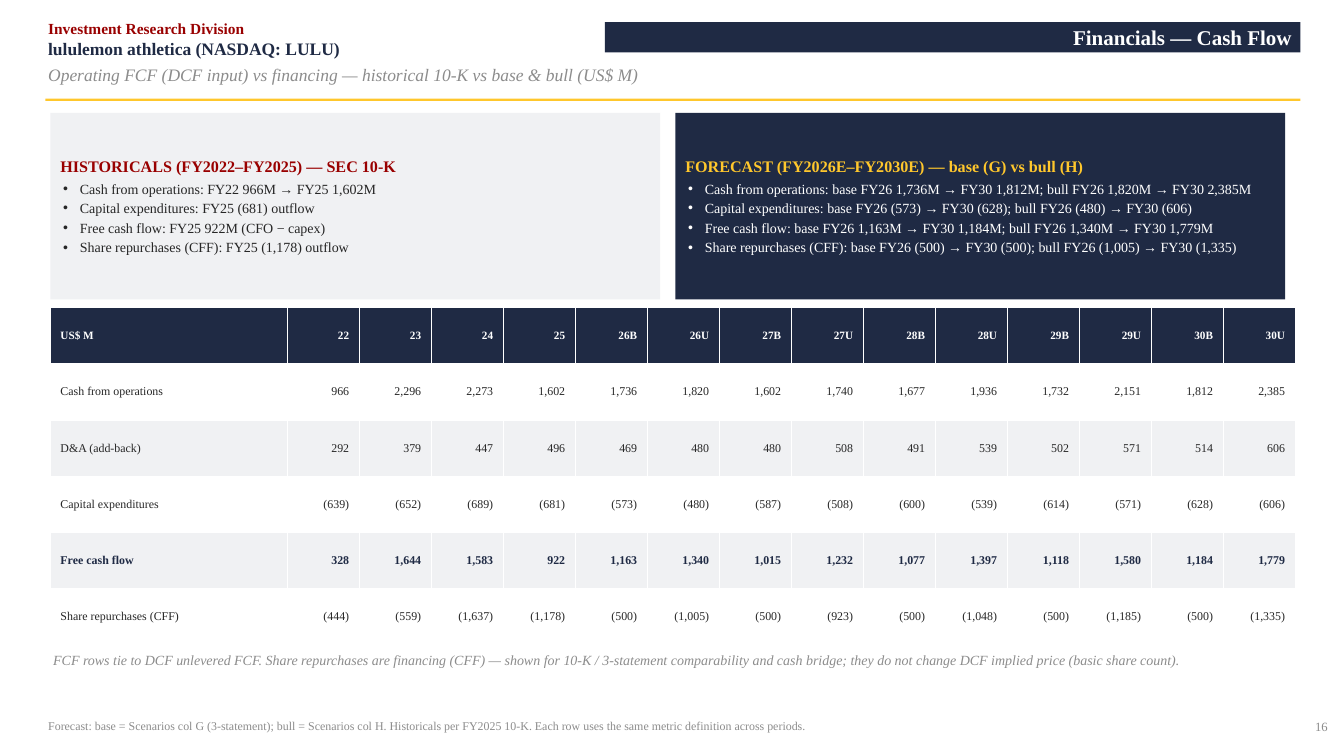
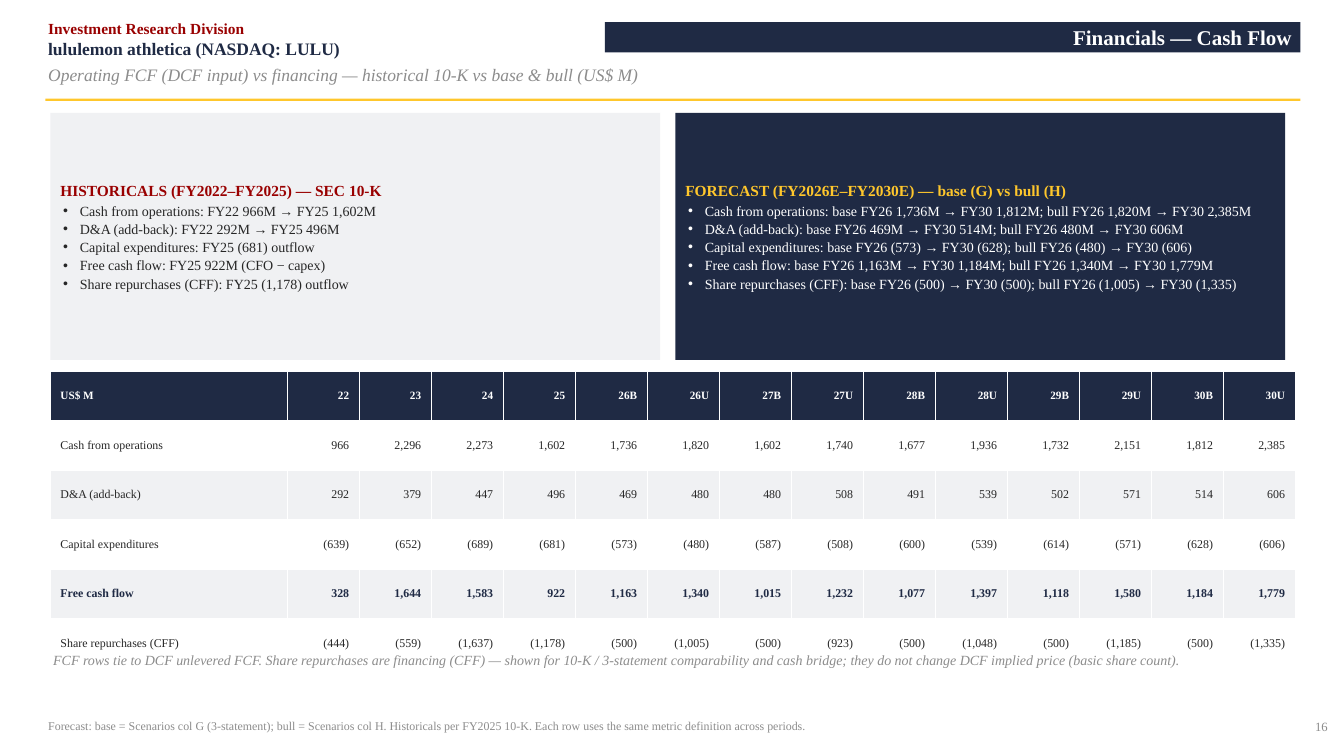
Before and after one commit to vengeanceaiUSC/RM, a slide deck: slide 17 of LULU/LULU_Investment_Pitch_Deck.pptx. Drawn at 1344x756 pixels with LibreOffice and Linux fonts; fonts in the diff are those of the drawing. Boxes give left, top, right and bottom in pixels: in the first picture for what was removed or moved away, otherwise in the second. Text is boxed around its words. In the diff, an @@ line names an element or a change of style, - is before the commit and + after.

```diff
--- a/LULU/LULU_Investment_Pitch_Deck.pptx
+++ b/LULU/LULU_Investment_Pitch_Deck.pptx
@@ rectangle "HISTORICALS (FY2022–FY2025) — SEC 10-K": place and size @@
-rectangle "HISTORICALS (FY2022–FY2025) — SEC 10-K" at (50, 113, 660, 299)
+rectangle "HISTORICALS (FY2022–FY2025) — SEC 10-K" at (50, 113, 660, 360)
@@ rectangle "FORECAST (FY2026E–FY2030E) — base (G) ...": place and size @@
-rectangle "FORECAST (FY2026E–FY2030E) — base (G) ..." at (676, 113, 1286, 299)
+rectangle "FORECAST (FY2026E–FY2030E) — base (G) ..." at (676, 113, 1286, 360)
@@ text in rectangle at (60, 185, 382, 292): size 11.5 to 11 pt in "HISTORICALS (FY2022–FY2025) — SEC 10-K"; less space between paragraphs @@
@@ text in rectangle at (685, 185, 1252, 292): size 11.5 to 11 pt in "FORECAST (FY2026E–FY2030E) — base (G) vs bull ..."; less space between paragraphs @@
@@ text in rectangle at (80, 224, 339, 237): paragraph added @@
+• D&A (add-back): FY22 292M → FY25 496M
@@ text in rectangle at (705, 224, 1183, 237): paragraph added @@
+• D&A (add-back): base FY26 469M → FY30 514M; bull FY26 480M → FY30 606M
@@ table: place and size @@
-table at (50, 308, 1290, 645)
+table at (50, 371, 1290, 668)
```
Also in this commit, not shown: 2 other slides changed, 2 other files.
